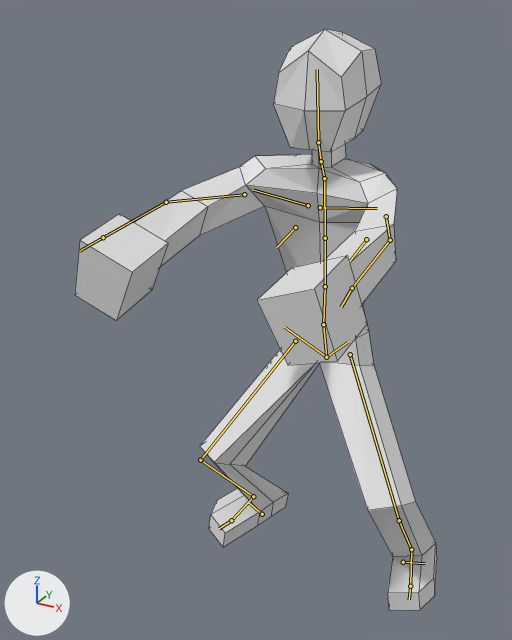
The Blender file Models/Zambino.blend, before and after one commit.
Before and after are seen from a 50 mm lens placed at (0.9, -2.02, 1.88), pointed at (-0.01, -0.36, 1.05). The axes (+X, +Y, +Z) are drawn at lower left. The lights are the same throughout. Both versions are drawn at frame 40 of the action 'Idle'; the numbers are the values there. The bones that bend it are drawn over the model as lines. Mesh edges are drawn as thin lines.

The first picture shows 'Zambino'.
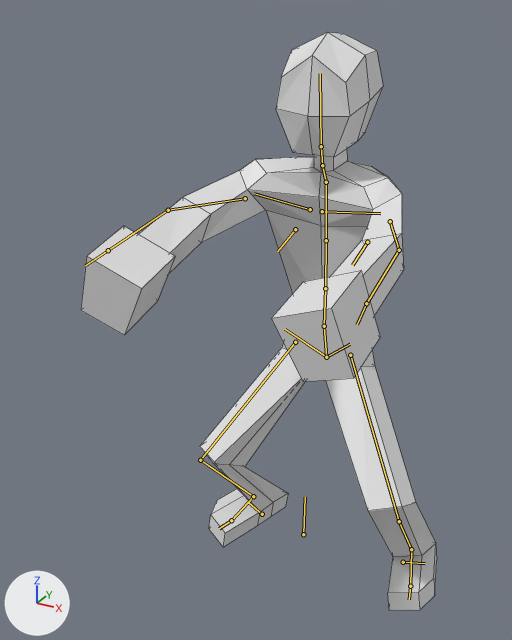
Diff of the bpy script that builds the scene:
```diff
--- a/Models/Zambino.blend.py
+++ b/Models/Zambino.blend.py
@@ bone_spine @@
 bone_spine = bpy.data.objects['metarig'].pose.bones['spine']  # child of 'root'
-bone_spine.rotation_quaternion = (0.999, 0.048, 0.005, -0.015)  # degrees (6, 1, -2)
+bone_spine.rotation_quaternion = (0.997, 0.064, 0.022, -0.026)  # degrees (7, 3, -3)
```

What differs and where, as boxes (x1, y1, x2, y2) in the pictures (512 x 640 px):
'Zambino', posed
    before: (75, 29, 437, 610)
    after: (81, 32, 437, 610)
bone 'spine', root to tip
    before: (326, 357) to (323, 324)
    after: (326, 357) to (324, 326)
